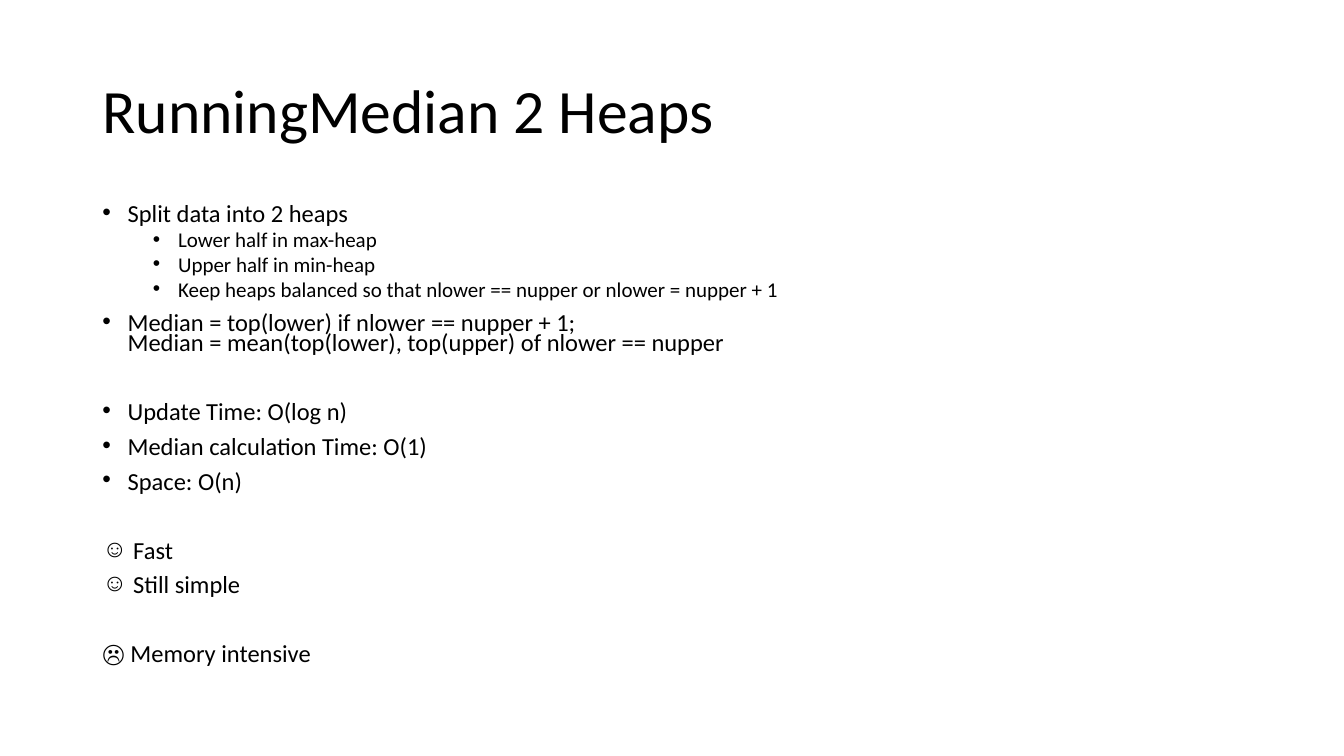
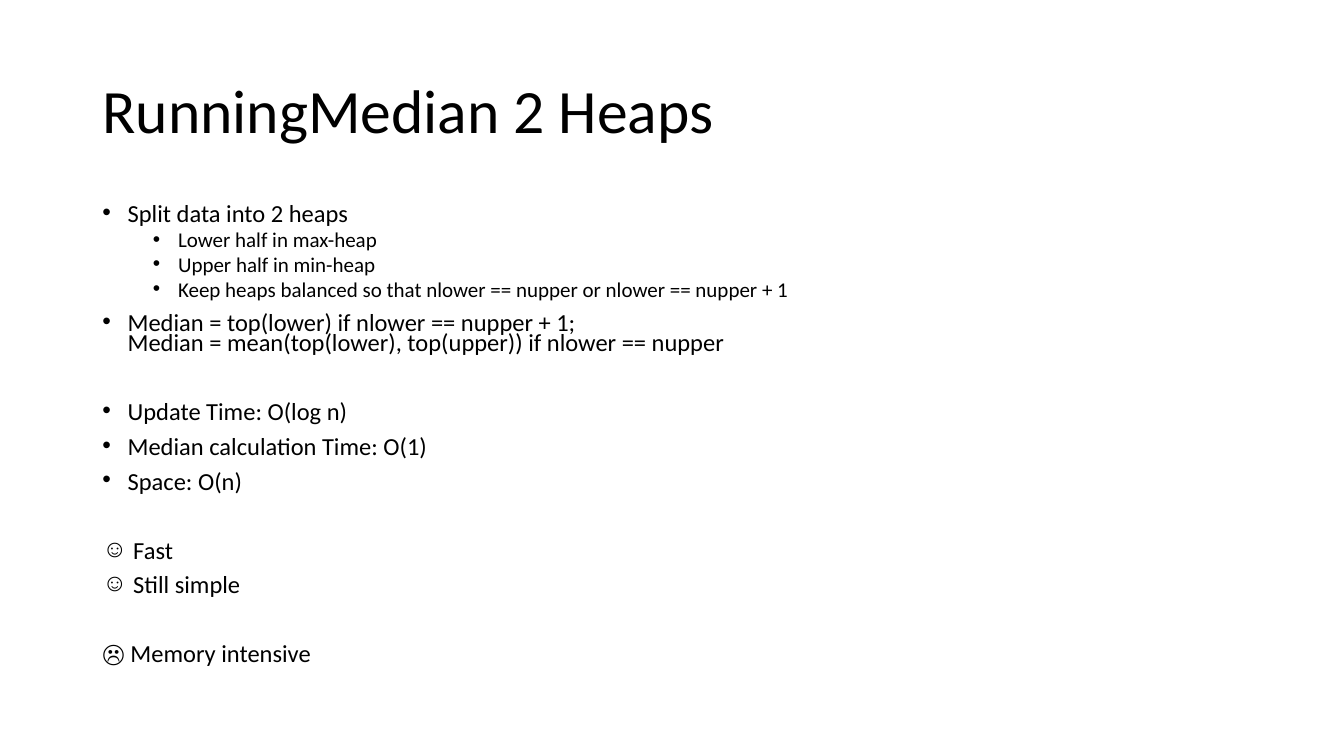
Before and after one commit to lazyradish/Insight-Coding-Challenge, a slide deck: slide 7 of doc/CodingChallenge.pptx. Drawn at 1344x756 pixels with LibreOffice and Linux fonts; fonts in the diff are those of the drawing. Boxes give left, top, right and bottom in pixels: in the first picture for what was removed or moved away, otherwise in the second. Text is boxed around its words. In the diff, an @@ line names an element or a change of style, - is before the commit and + after.

```diff
--- a/doc/CodingChallenge.pptx
+++ b/doc/CodingChallenge.pptx
@@ text at <box>128,282,788,355</box>: text changed @@
-  • Keep heaps balanced so that nlower == nupper or nlower = nupper + 1
-• Median = top(lower) if nlower == nupper + 1;
-  Median = mean(top(lower), top(upper) of nlower == nupper
+  • Keep heaps balanced so that nlower == nupper or nlower == nupper + 1
+• Median = top(lower) if nlower == nupper + 1;
+  Median = mean(top(lower), top(upper)) if nlower == nupper
```
Also in this commit, not shown: 8 other slides changed, 1 other file.
